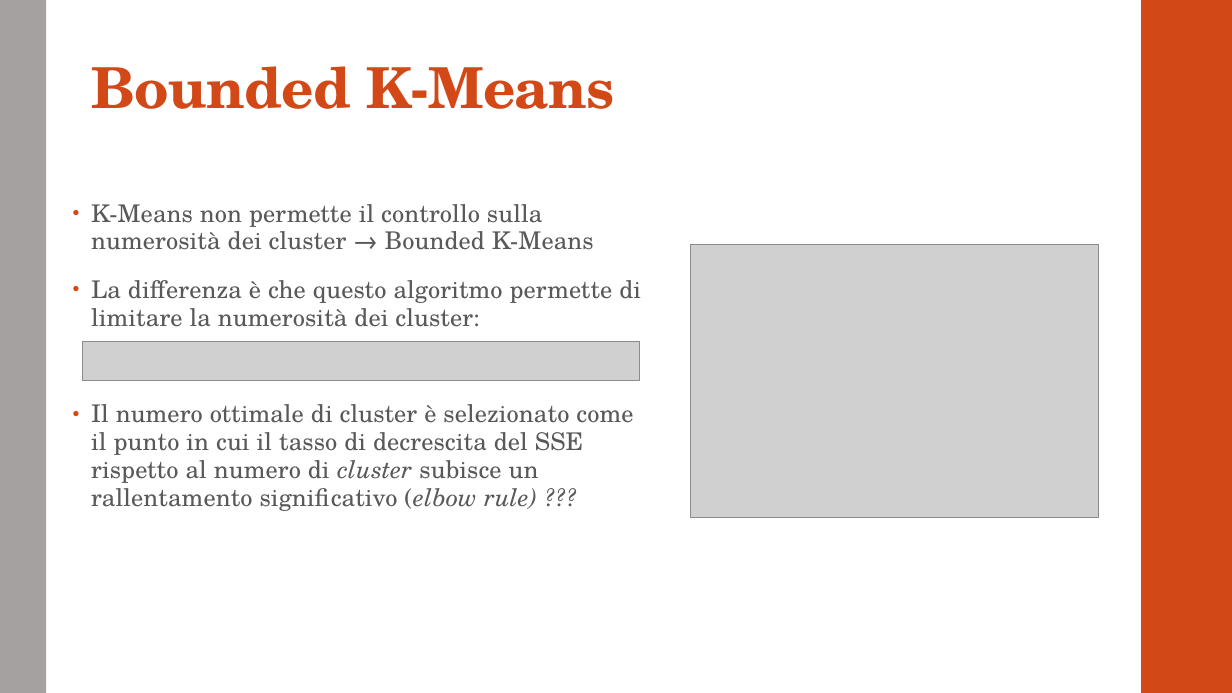
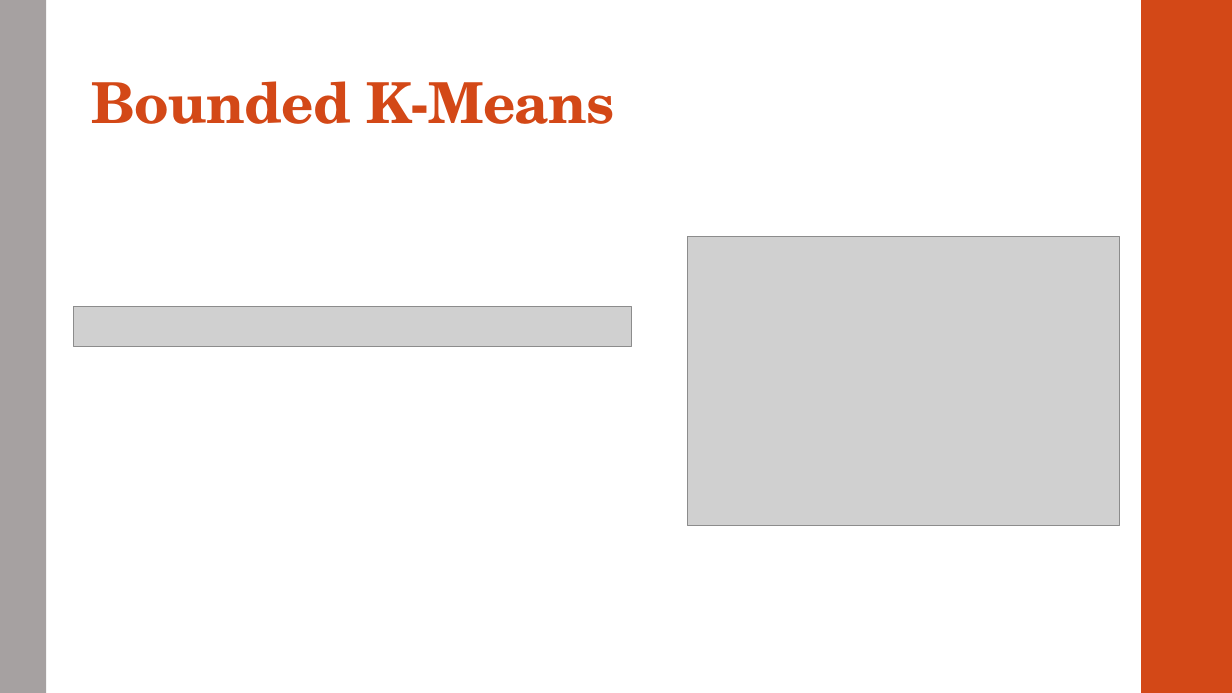
Before and after one commit to GiadaV/PROGETTO-PYTHON, a slide deck: slide 14 of presentazione.pptx (slide 11 before the commit). Drawn at 1232x693 pixels with LibreOffice and Linux fonts; fonts in the diff are those of the drawing; grey boxes stand for pictures. Boxes give left, top, right and bottom in pixels: in the first picture for what was removed or moved away, otherwise in the second. Text is boxed around its words. In the diff, an @@ line names an element or a change of style, - is before the commit and + after.

```diff
--- a/presentazione.pptx
+++ b/presentazione.pptx
@@ title "Bounded K-Means" moved from (x1=91, y1=66, x2=615, y2=109) to (x1=91, y1=81, x2=615, y2=124) @@
@@ text removed at (x1=91, y1=204, x2=641, y2=511) @@
-• K-Means non permette il controllo sulla numerosità dei cluster → Bounded K-Means
-• La differenza è che questo algoritmo permette di limitare la numerosità dei cluster:
-• Il numero ottimale di cluster è selezionato come il punto in cui il tasso di decrescita del SSE rispetto al numero di cluster subisce un rallentamento significativo (elbow rule) ???
@@ picture resized from (x1=691, y1=244, x2=1099, y2=518) to (x1=688, y1=236, x2=1119, y2=526) @@
@@ picture moved from (x1=82, y1=341, x2=640, y2=381) to (x1=74, y1=307, x2=632, y2=347) @@
```
Also in this commit, not shown: 3 other slides changed, 2 slides added.
